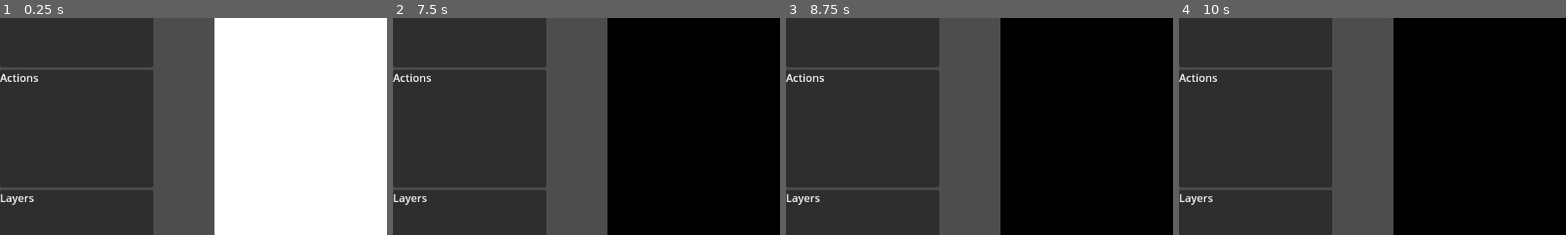
Above: before the commit, frames 1-4 (left to right).
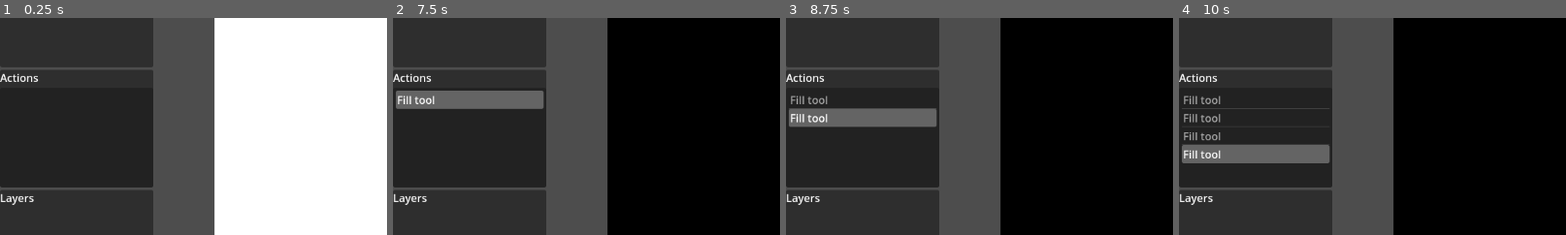
Above: after the commit, the same moments.

Repository: Zondartul/paint_editor
Game: Godot game, scene res://main.tscn
The game is run twice, just before and just after one commit, with the same random seed, the same clock (stepped at 60 frames per second) and the same inputs.
Inputs (mouse positions are % of the whole screen's width and height, from its top left):
- Up to frame 1 (0.25 s): no input
- Up to frame 2 (7.5 s): click "CLEAR" at 0.5 s; click "Pixel" at 1.25 s; click "Fill" at 2 s; click "CLEAR" at 2.75 s; click "Pixel" at 3.5 s; click "Fill" at 4.25 s; click "CLEAR" at 5 s; click "Pixel" at 5.75 s; click "Fill" at 6.5 s; tap Enter at 7.25 s; drag from (50, 50) to (60, 28) at 7.27 s
- Up to frame 3 (8.75 s): tap Space at 8 s; drag from (30, 55) to (45, 70) at 8.02 s
- Up to frame 4 (10 s): tap Enter at 8.75 s; move the mouse to (60, 28) at 8.77 s; click (60, 28) at 8.92 s; tap Space at 9.5 s; drag from (45, 70) to (20, 35) at 9.52 s
The pictures show only the part of the screen within x 0-50%, y 24-74%; the shares and areas given below are measured in that part.

The runs differ from the first frame. In frame 2, 3.2% of the frame differs, in the area x 0-39%, y 33-42%; in frame 3, 3.4%; in frame 4, 3.8%, in the area x 0-39%, y 35-67%.

Commit message:
refactored undo, added visual undo list, added keybinds for ctrl+z

Diff:
--- a/UndoManager.gd
+++ b/UndoManager.gd
@@ -2,56 +2,112 @@
 class_name UndoManager
 var context:PaintContext;
 
-var steps = [];
-var head = 0;
+var actions = [];
+var head = -1; #always points to "current action"
+var cur_action = null;
+var doing_action = false;
 var backlash = "do";
+
+## undoing the current action jumps to the "before" state (same as "after" of previous)
+##  and previous action becomes current action.
+## redoing the next action makes next action the current action and jumps to its "after" state
 
 signal undo_stack_changed(stack, head);
 
 func _init(new_ctx:PaintContext):
 	context = new_ctx;
+	clear();
 
-func checkpoint(comment:String):
-	var snap = {"name":comment, "data":context.canvas.canvas_image.duplicate()}
-	if(steps.size() >= head):
-		print("UndoMgr: removing last "+str(steps.size() - head)+" steps");
-		steps.resize(head);
-	steps.append(snap);
+func clear():
+	actions = [];
+	head = -1;
+	undo_stack_changed.emit(actions, head);
+
+#var counter = 1
+
+func action_begin(comment:String):
+	assert(not doing_action)
+	doing_action = true;
+	#comment = comment+"_"+str(counter); counter = counter+1;
+	var state = context.canvas.canvas_image.duplicate();
+	cur_action = {"name":comment, "before":state, "after":null}
+
+func action_end():
+	assert(doing_action);
+	doing_action = false;
+	var state = context.canvas.canvas_image.duplicate();
+	cur_action.after = state;
+	if backlash == "undo": head = head-1; #always true?
+	if(head < actions.size()-1):
+		#remove further actions, rewrite history
+		print("UndoMgr: removing the last "+str(actions.size() - (head))+" actions")
+		print("Resize to "+str(head+1))
+		actions.resize(head+1);
 	head = head+1;
+	actions.append(cur_action);
 	backlash = "do";
-	undo_stack_changed.emit(steps, head);
+	undo_stack_changed.emit(actions, head);
+
+func action_cancel():
+	assert(doing_action);
+	doing_action = false;
+	cur_action = null;
+
+#func checkpoint(comment:String):
+#	var snap = {"name":comment, "data":context.canvas.canvas_image.duplicate()}
+#	if(steps.size() >= head):
+#		print("UndoMgr: removing last "+str(steps.size() - head)+" steps");
+#		steps.resize(head);
+#	steps.append(snap);
+#	head = head+1;
+#	backlash = "do";
+#	undo_stack_changed.emit(steps, head);
 
 func undo():
-	if head:
-		if backlash == "do":
-			checkpoint("<backlash>");
-			backlash = "undo";
-			head = head-1;
-		var snap = steps[head-1];
-		apply_snap(snap);
-		head = head-1;
+	assert(not doing_action)
+	if head != -1:
+		if backlash == "undo":
+			if head > 0:
+				head = head-1;
+			else:
+				print("Nothing to undo");
+				return;
+		backlash = "undo";
+		var snap = actions[head];
+		#print("head "+str(head)+"/ activate "+snap.name+".before")
+		apply_snap(snap.before);
 		print("Undo "+snap.name);
-		undo_stack_changed.emit(steps, head);
+		undo_stack_changed.emit(actions, head);
 	else:
 		print("Nothing to undo");
 
 func redo():
-	if(head < steps.size()):
-		if backlash == "undo":
-			head = head+1;
-			backlash = "do";
-		var cur_snap = steps[head-1];
-		print("Redo "+cur_snap.name);
-		head = head+1;
-		var snap = steps[head-1];
-		apply_snap(snap);
-		if(snap.name == "<backlash>"):
-			steps.resize(head-1);
-			head = head-1;
-		undo_stack_changed.emit(steps, head);
+	assert(not doing_action)
+	if(head < actions.size()):
+		if head == -1: head = 0;
+		if backlash == "do":
+			if(head+1 < actions.size()):
+				head = head+1;
+			else:
+				print("Nothing to redo");
+				return;
+		backlash = "do";
+		var snap = actions[head];
+		#print("head "+str(head)+"/ activate "+snap.name+".after")
+		apply_snap(snap.after);
+		print("Redo "+snap.name);
+		undo_stack_changed.emit(actions, head);
 	else:
 		print("Nothing to redo");
 
+
 func apply_snap(snap):
-	context.canvas.canvas_image = snap.data;
+	context.canvas.canvas_image = snap.duplicate();
 	context.canvas.update_canvas.call();
+
+func jump_to(new_head):
+	assert(not doing_action);
+	head = new_head;
+	var snap = actions[head];
+	#print("head "+str(head)+"/ activate "+snap.name+".after")
+	apply_snap(snap.after);
--- a/main.gd
+++ b/main.gd
@@ -10,6 +10,7 @@
 var tool:PaintTool = null;
 @onready var n_img:PaintCanvas = $BC_middle/BC_center/Background/Canvas
 @onready var lbl_status:Label = $BC_bottom/P/BC/lblStatus
+@onready var n_undo_list:ItemList = $BC_middle/BC_left/P_actions/BC/undo_list
 var ctx:PaintContext;
 
 var cur_file_path:String
@@ -37,6 +38,7 @@
 
 func clear_image():
 	n_img.clear();
+	ctx.undo_manager.clear();
 	print("image cleared")
 
 func set_tool(tool_name):
@@ -151,6 +153,7 @@
 
 func new_file(settings):
 	resize_canvas(settings.size);
+	ctx.undo_manager.clear();
 
 func _on_pop_new_file_btn_accept_pressed() -> void:
 	var new_size = Vector2i(
@@ -181,6 +184,7 @@
 	ctx.canvas.picture_size = size;
 	ctx.canvas.update_canvas.call();
 	resize_canvas_nodes(size);
+	ctx.undo_manager.clear();
 	print("loaded file ["+path+"]")
 
 func apply_fix_sb_enter_means_next():
@@ -197,7 +201,8 @@
 
 func _on_UndoManager_stack_changed(stack:Array, head:int):
 	print("Stack changed:");
-	print_undo_manager_stack(stack, head);
+	#print_undo_manager_stack(stack, head);
+	populate_undo_list(stack, head);
 
 func print_undo_manager_stack(stack:Array, head:int):
 	for i in range(0, stack.size()):
@@ -210,3 +215,24 @@
 		print(str(i)+"    : ...");
 	if(head >= stack.size()):
 		print("--> "+str(head)+": ...");
+
+func populate_undo_list(stack, head):
+	n_undo_list.clear()
+	for item in stack:
+		n_undo_list.add_item(item.name);
+	if(head == -1):
+		n_undo_list.deselect_all()
+	else:
+		n_undo_list.select(head);
+
+
+func _on_undo_list_item_selected(index: int) -> void:
+	ctx.undo_manager.jump_to(index);
+
+func _input(event:InputEvent)->void:
+	if event.is_action("ui_undo", true) and event.is_pressed():
+		ctx.undo_manager.undo();
+		get_viewport().set_input_as_handled();
+	if event.is_action("ui_redo", true) and event.is_pressed():
+		ctx.undo_manager.redo();
+		get_viewport().set_input_as_handled();
--- a/main.tscn
+++ b/main.tscn
@@ -102,6 +102,10 @@
 layout_mode = 2
 text = "Actions"
 
+[node name="undo_list" type="ItemList" parent="BC_middle/BC_left/P_actions/BC"]
+layout_mode = 2
+size_flags_vertical = 3
+
 [node name="P_layers" type="Panel" parent="BC_middle/BC_left"]
 layout_mode = 2
 size_flags_horizontal = 3
@@ -380,6 +384,7 @@
 
 [connection signal="index_pressed" from="BC_top/Panel/BC/MenuBar/File" to="." method="_on_file_index_pressed"]
 [connection signal="index_pressed" from="BC_top/Panel/BC/MenuBar/Edit" to="." method="_on_edit_index_pressed"]
+[connection signal="item_selected" from="BC_middle/BC_left/P_actions/BC/undo_list" to="." method="_on_undo_list_item_selected"]
 [connection signal="gui_input" from="BC_middle/BC_center/Background/Canvas" to="." method="_on_canvas_gui_input"]
 [connection signal="mouse_entered" from="BC_middle/BC_center/Background/Canvas" to="." method="_on_canvas_mouse_entered"]
 [connection signal="mouse_exited" from="BC_middle/BC_center/Background/Canvas" to="." method="_on_canvas_mouse_exited"]
--- a/tool_fill.gd
+++ b/tool_fill.gd
@@ -21,10 +21,11 @@
 
 
 func lmb_down(pos):
-	context.undo_manager.checkpoint("Fill tool");
+	context.undo_manager.action_begin("Fill tool");
 	fill(pos, context.cur_color);
 	context.canvas.update_canvas.call();
 	print("tool_fill: filled at "+str(pos))
+	context.undo_manager.action_end();
 
 var open_set = []
 var admit_set = []
--- a/tool_pixel.gd
+++ b/tool_pixel.gd
@@ -9,11 +9,14 @@
 	context = new_ctx;
 
 func lmb_down(pos):
-	context.undo_manager.checkpoint("Pixel tool");
+	context.undo_manager.action_begin("Pixel tool");
 	prev_pos = pos;
 	placedot(pos);
 	is_lmb_down = true;
-func lmb_up(pos):   is_lmb_down = false;
+
+func lmb_up(pos):
+	is_lmb_down = false;
+	context.undo_manager.action_end();
 
 func mouseMove(pos):
 	if is_lmb_down:
